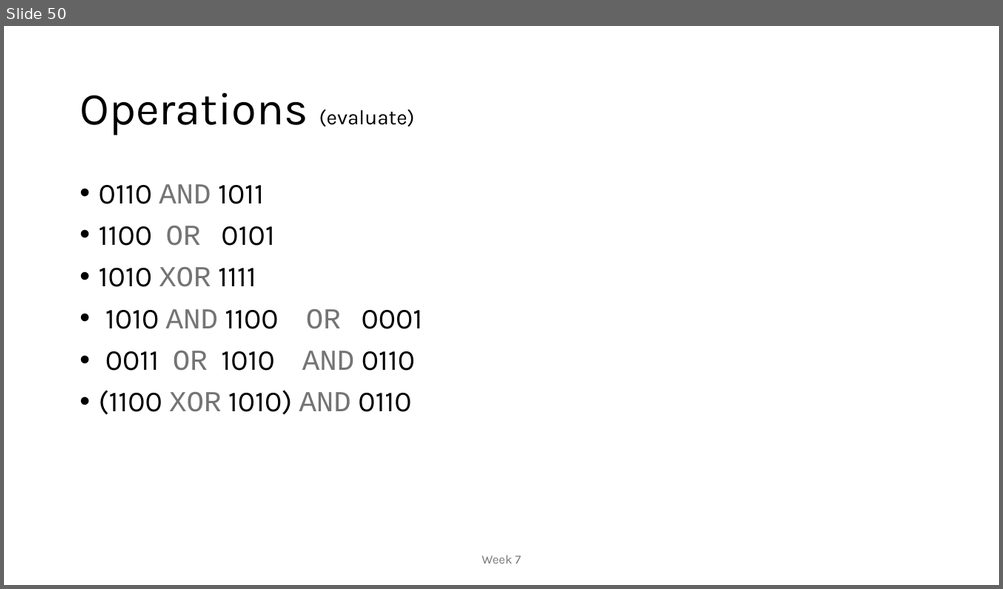
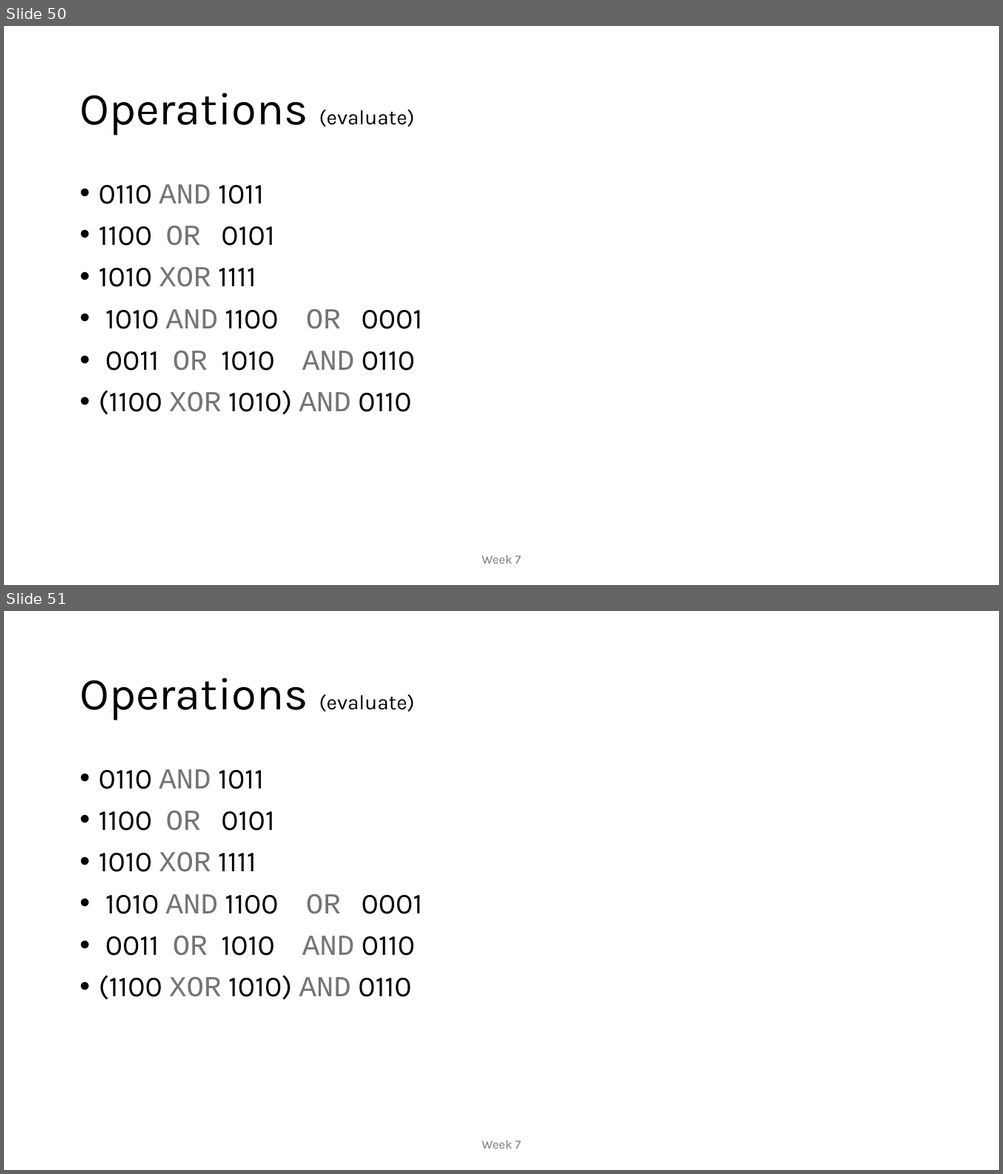
Before and after one commit to MoklaEducation/ems_winter_2025_acsl101, a slide deck: all/ExploringCSConceptsViaACSLCompetitions_all.pptx. Shown one above the other, each under a label of ours: slide 50 before the commit, slides 50 and 51 after it. The pictures are 1003x589 and 1003x1174 pixels, drawn with LibreOffice and Linux fonts; fonts in the diff are those of the drawing. Boxes give left, top, right and bottom in pixels: in the first picture for what was removed or moved away, otherwise in the second. Text is boxed around its words. In the diff, an @@ line names an element or a change of style, - is before the commit and + after.

```diff
--- a/all/ExploringCSConceptsViaACSLCompetitions_all.pptx
+++ b/all/ExploringCSConceptsViaACSLCompetitions_all.pptx
@@ slide 51 added at bbox=[4, 611, 999, 1170], background #FFFFFF @@
@@ title added at bbox=[79, 678, 415, 721], 44 pt, text #000000 @@
+Operations (evaluate)
@@ text added at bbox=[99, 769, 423, 1000], 28 pt, text #000000 @@
+• 0110 AND 1011
+• 1100 OR 0101
+• 1010 XOR 1111
+• 1010 AND 1100 OR 0001
+• 0011 OR 1010 AND 0110
+• (1100 XOR 1010) AND 0110
@@ text added at bbox=[481, 1140, 521, 1149], 12 pt, text #797979 @@
+Week 7
```
Also in this commit, not shown: 2 slides changed, 4 other slides added, 1 other file.
